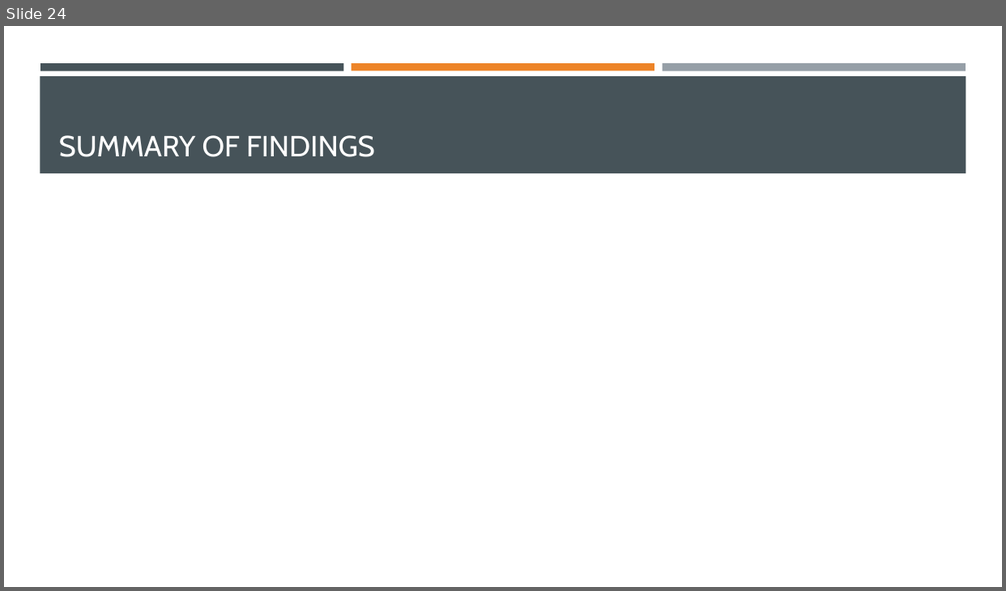
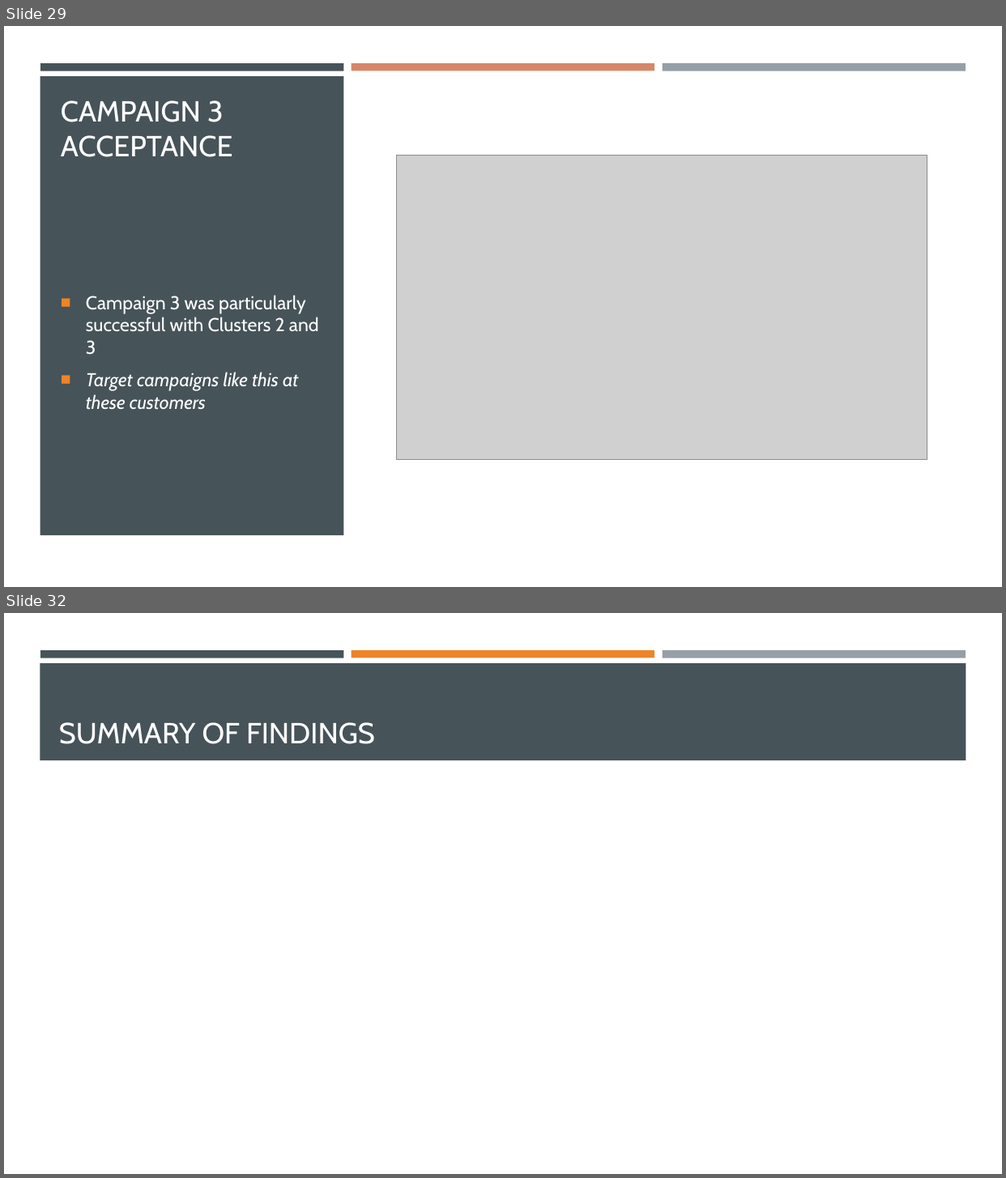
Before and after one commit to dapopov-st/store-customer-segmentation, a slide deck: Customer-Segmentation-Presentation.pptx. Shown one above the other, each under a label of ours: slide 24 before the commit, slides 29 and 32 after it; the slides between them are not shown. The pictures are 1006x591 and 1006x1178 pixels, drawn with LibreOffice and Linux fonts; fonts in the diff are those of the drawing; grey boxes stand for pictures. Boxes give left, top, right and bottom in pixels: in the first picture for what was removed or moved away, otherwise in the second. Text is boxed around its words. In the diff, an @@ line names an element or a change of style, - is before the commit and + after.

```diff
--- a/Customer-Segmentation-Presentation.pptx
+++ b/Customer-Segmentation-Presentation.pptx
@@ slide 29 added at (4,26,1002,587), background #FFFFFF; not listed: 3 template elements that a slide beside it also shows @@
@@ rectangle added at (351,63,654,71), fill #D88668 @@
@@ rectangle added at (4,76,1002,587), fill #FFFFFF @@
@@ rectangle added at (40,76,343,535), fill #465359 @@
@@ title added at (61,101,232,157), 28 pt, text #FFFFFF @@
+CAMPAIGN 3 ACCEPTANCE
@@ picture added at (396,156,928,459) @@
@@ text added at (86,295,319,410), 18 pt, text #FFFFFF @@
+■ Campaign 3 was particularly successful with Clusters 2 and 3
+■ Target campaigns like this at these customers
@@ what was slide 24 is now slide 32 @@
```
Also in this commit, not shown: 19 other slides added, 10 slides removed, 2 other files.
